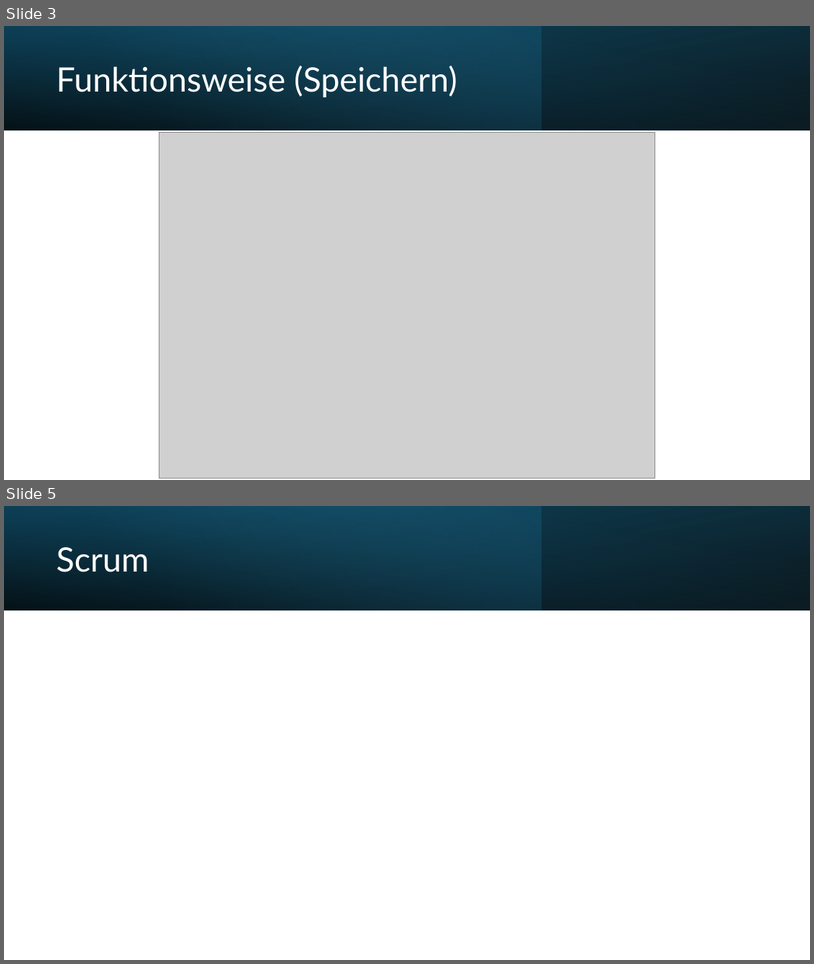
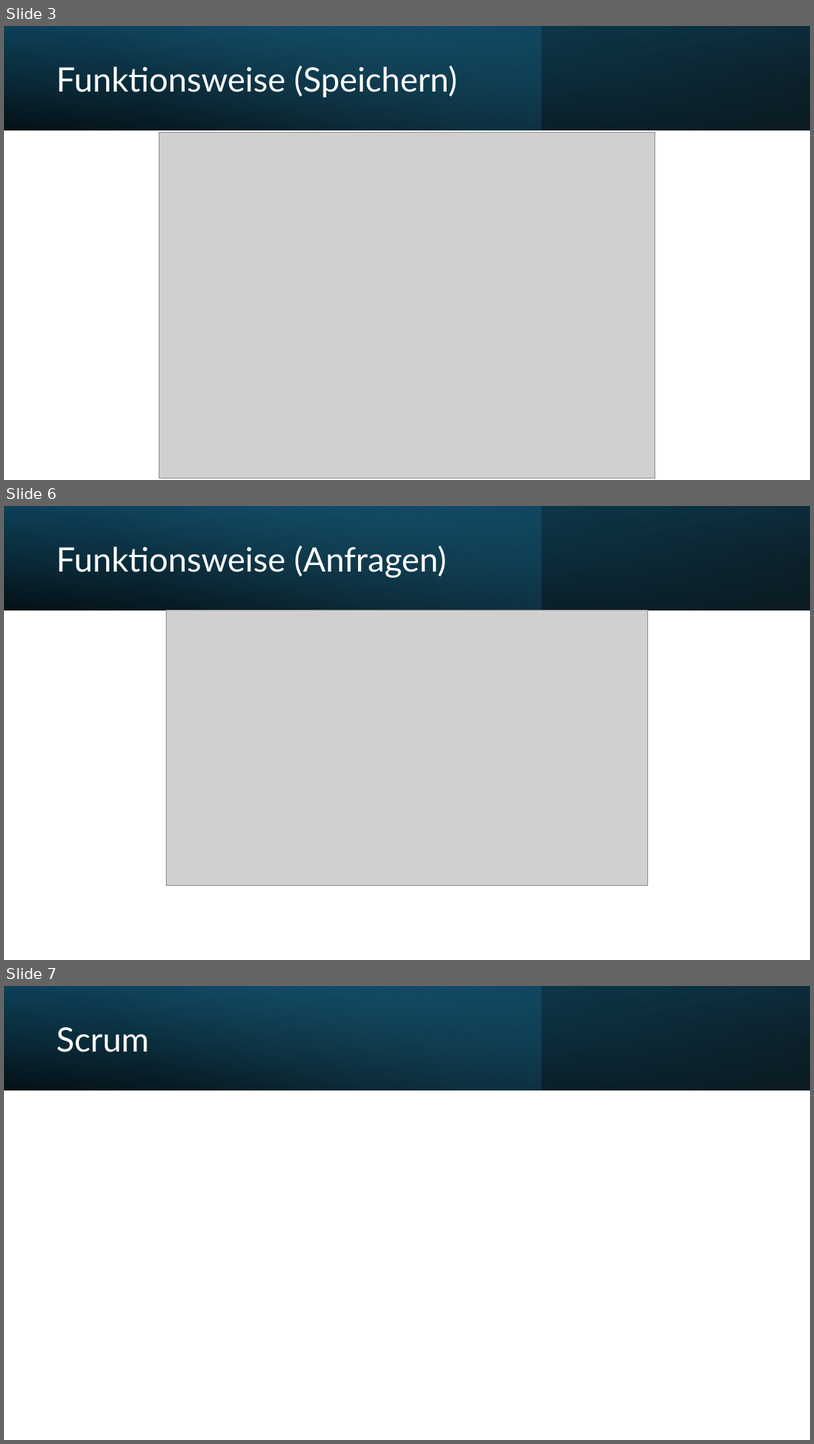
Before and after one commit to lroskn/praesi, a slide deck: Endergebnis.pptx. Shown one above the other, each under a label of ours: slides 3 and 5 before the commit, slides 3, 6 and 7 after it; the slides between them are not shown. The pictures are 814x964 and 814x1444 pixels, drawn with LibreOffice and Linux fonts; fonts in the diff are those of the drawing; grey boxes stand for pictures. Boxes give left, top, right and bottom in pixels: in the first picture for what was removed or moved away, otherwise in the second. Text is boxed around its words. In the diff, an @@ line names an element or a change of style, - is before the commit and + after.

Commit message:
Funktionsweise

```diff
--- a/Endergebnis.pptx
+++ b/Endergebnis.pptx
@@ slide 6 added at [4,506,810,960], background #FFFFFF @@
@@ rectangle added at [4,506,810,610], fill gradient #000000 to #104862 @@
@@ rectangle added at [4,506,542,610], fill gradient #156082 to #46B1E1 @@
@@ rectangle added at [4,506,810,610], fill gradient #000000 to #156082 @@
@@ title added at [57,546,447,578], 40 pt, text #FFFFFF @@
+Funktionsweise (Anfragen)
@@ picture added at [167,610,648,885] @@
@@ what was slide 5 is now slide 7 @@
```
Also in this commit, not shown: 1 slide changed, 1 other slide added.
